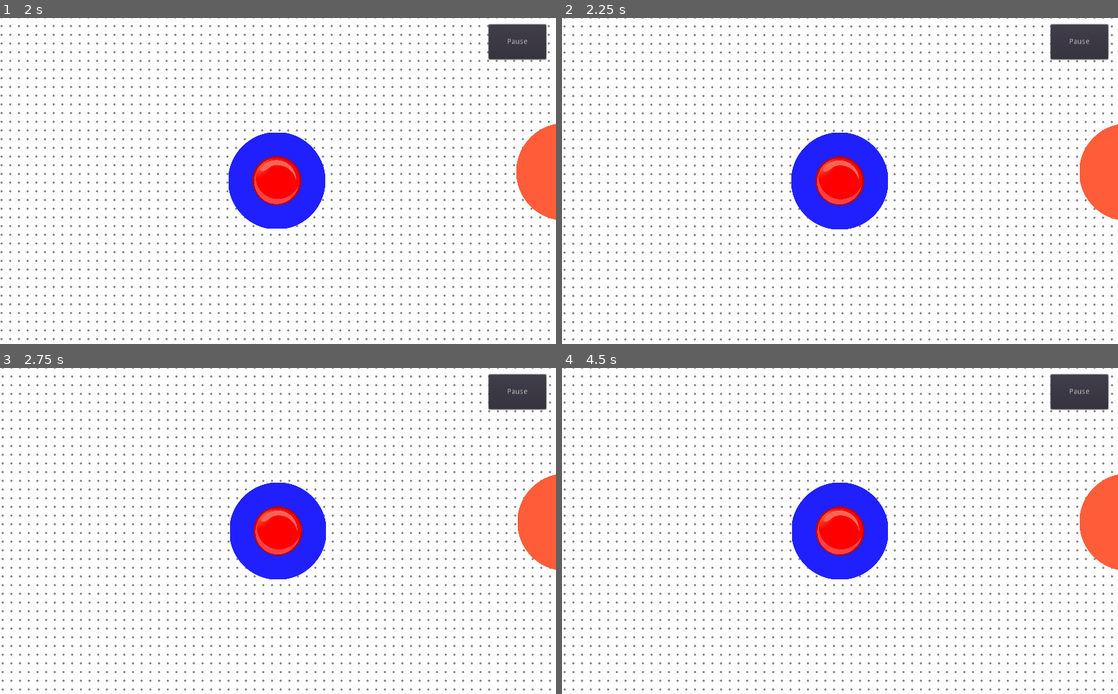
Above: before the commit, frames 1-4 (two rows, left to right).
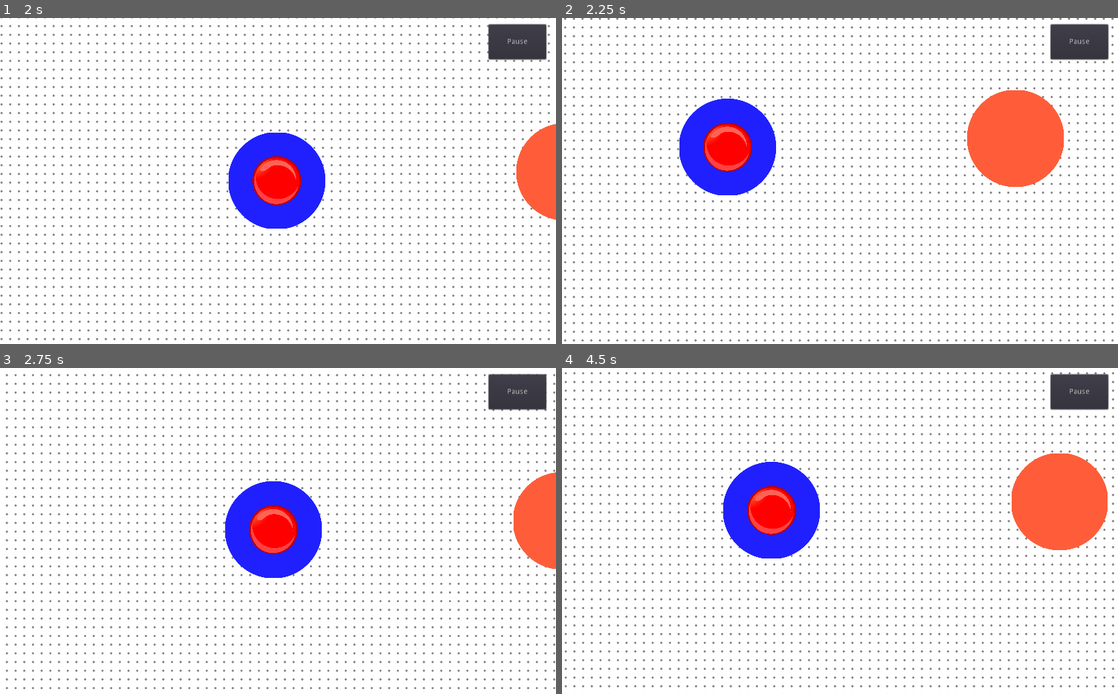
Above: after the commit, the same moments.

Repository: BaseCrusher/sdent_project
Game: Godot game, scene res://UI/MainMenu/MainMenu.tscn
Two runs of this game, one before a commit and one after it. Both use one fixed random seed, a clock stepped at 60 frames per second and the inputs below.
Inputs (mouse positions are in pixels of both pictures, inside the frame that each line leads up to):
- Up to frame 1 (2 s): click "Start game" at 0.5 s; click "Level 1" at 1.25 s
- Up to frame 2 (2.25 s): move the mouse to (840, 181) at 2.02 s; hold R from 2.03 s (still down); click (840, 181) at 2.17 s
- Up to frame 3 (2.75 s): keep holding R
- Up to frame 4 (4.5 s): move the mouse to (728, 547) at 2.77 s; release R at 2.78 s; tap R at 2.85, 4.35 s; click (728, 547) at 2.92 s; move the mouse to (895, 459) at 3.52 s; hold R 3.53-4.28 s; click (895, 459) at 3.67 s; move the mouse to (812, 596) at 4.27 s; click (812, 596) at 4.42 s

Frame 1 is identical in both runs. In frame 2, 22% of the frame differs, in the area x 0-100%, y 0-100%; in frame 3, 13%; in frame 4, 22%, in the area x 0-100%, y 0-99%.

Commit message:
added reset button

Diff:
--- a/Levels/AbstractLevelSript.gd
+++ b/Levels/AbstractLevelSript.gd
@@ -14,6 +14,10 @@
 	character.z_index = 10
 	level_global.current_level = self
 	$"./..".connect("ready", self, "calculate_bounderies")
+
+func _input(ev):
+	if Input.is_key_pressed(KEY_R):
+		get_tree().reload_current_scene()
 
 func get_character_node() -> KinematicBody2D:
 	if character == null:
